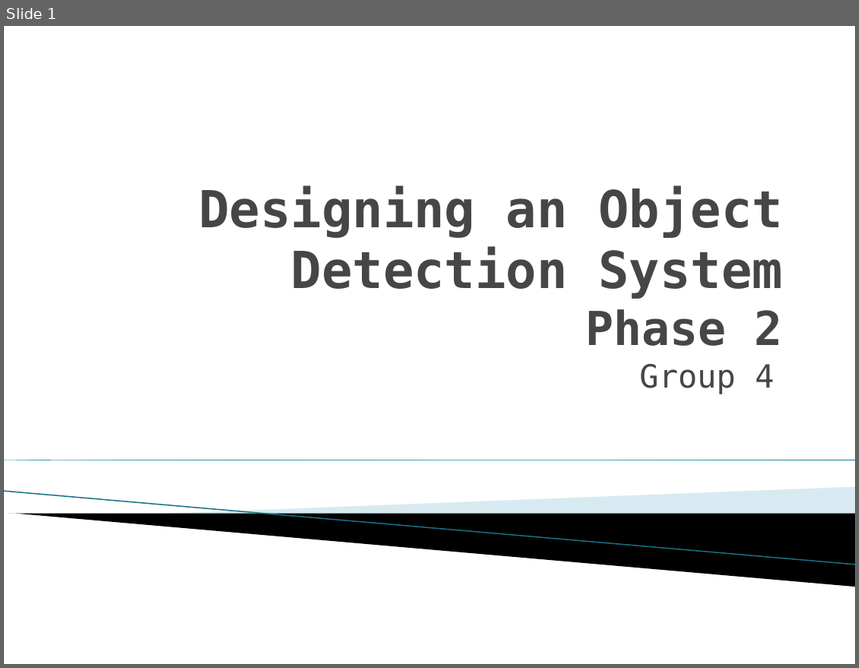
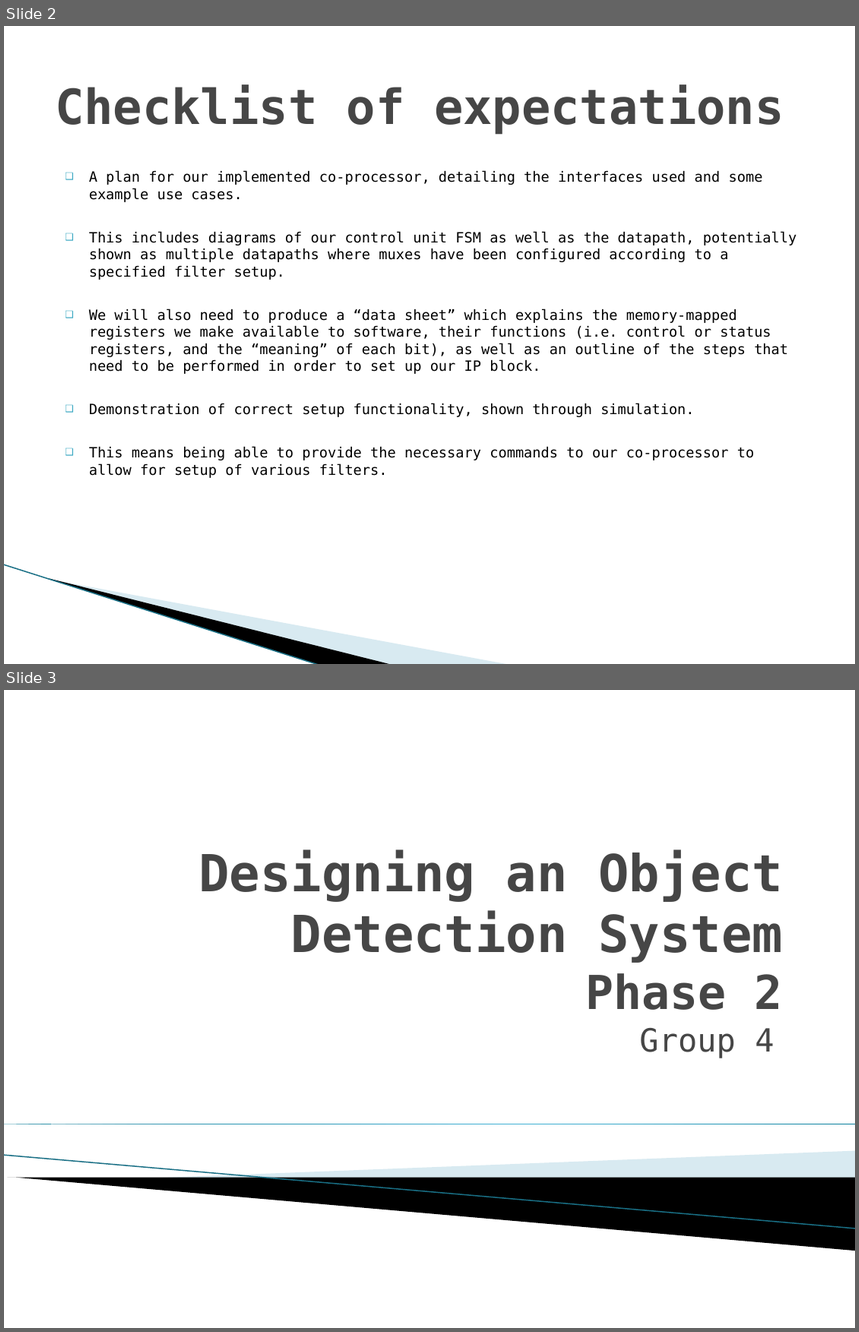
Before and after one commit to nz-Mark-Y/Object-Detection-SoC, a slide deck: documentation/Phase2.pptx. Shown one above the other, each under a label of ours: slide 1 before the commit, slides 2 and 3 after it. The pictures are 859x668 and 859x1332 pixels, drawn with LibreOffice and Linux fonts; fonts in the diff are those of the drawing; background and template pictures are left out. Boxes give left, top, right and bottom in pixels: in the first picture for what was removed or moved away, otherwise in the second. Text is boxed around its words. In the diff, an @@ line names an element or a change of style, - is before the commit and + after.

Commit message:
Added checklist at the start of powerpoint for guidance.

```diff
--- a/documentation/Phase2.pptx
+++ b/documentation/Phase2.pptx
@@ slide 2 added at bbox=[4, 26, 855, 664], background #FFFFFF @@
@@ title added at bbox=[55, 85, 785, 134], 41 pt, text #464646, bold @@
+Checklist of expectations
@@ text added at bbox=[89, 170, 797, 478], 12 pt, text #000000 @@
+❑ A plan for our implemented co-processor, detailing the interfaces used and some example use cases.
+❑ This includes diagrams of our control unit FSM as well as the datapath, potentially shown as multiple datapaths where muxes have been configured according to a specified filter setup.
+❑ We will also need to produce a “data sheet” which explains the memory-mapped registers we make available to software, their functions (i.e. control or status registers, and the “meaning” of each bit), as well as an outline of the steps that need to be performed in order to set up our IP block.
+❑ Demonstration of correct setup functionality, shown through simulation.
+❑ This means being able to provide the necessary commands to our co-processor to allow for setup of various filters.
@@ line added from (4, 565) to (320, 664), #97C5D8 0.95 pt @@
@@ freeform shape added at bbox=[49, 579, 393, 664], fill #000000 @@
@@ freeform shape added at bbox=[51, 579, 510, 664], fill #A0CBDC at 40% opacity @@
@@ what was slide 1 is now slide 3 @@
```
Also in this commit, not shown: 1 other slide added.
